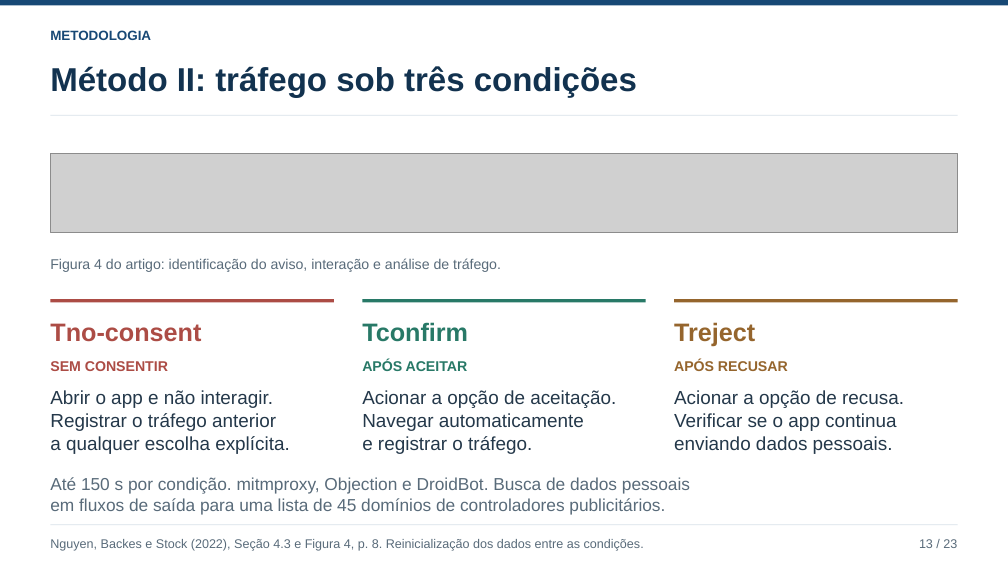
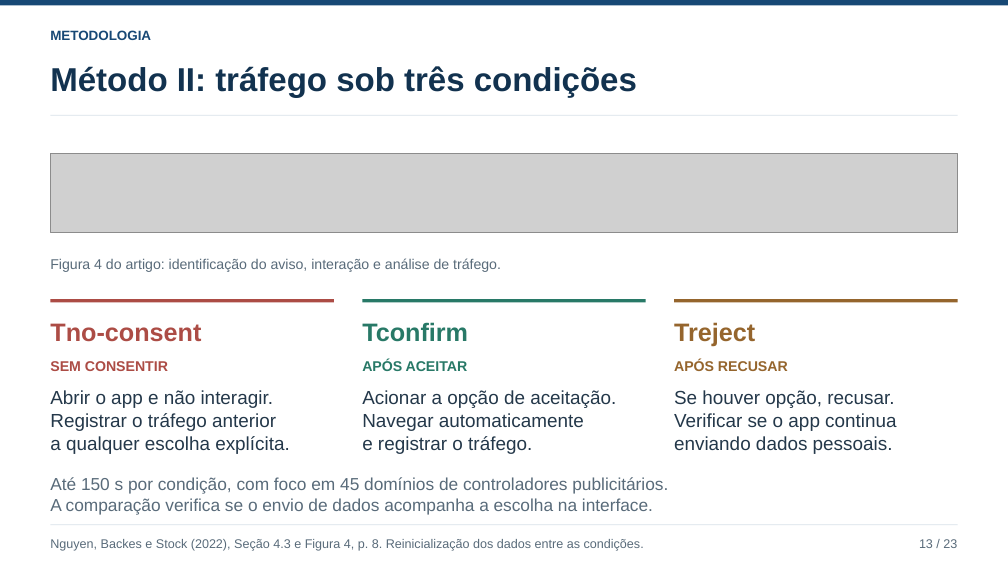
Before and after one commit to ClaudioAMF1/TCC, a slide deck: slide 13 of seminario/apresentacao/seminario-analise-de-artigo.pptx. Drawn at 1008x567 pixels with LibreOffice and Linux fonts; fonts in the diff are those of the drawing; grey boxes stand for pictures. Boxes give left, top, right and bottom in pixels: in the first picture for what was removed or moved away, otherwise in the second. Text is boxed around its words. In the diff, an @@ line names an element or a change of style, - is before the commit and + after.

```diff
--- a/seminario/apresentacao/seminario-analise-de-artigo.pptx
+++ b/seminario/apresentacao/seminario-analise-de-artigo.pptx
@@ text at bbox=[674, 390, 894, 408]: text changed @@
-Acionar a opção de recusa.
+Se houver opção, recusar.
@@ text at bbox=[50, 477, 668, 515]: text changed @@
-Até 150 s por condição. mitmproxy, Objection e DroidBot. Busca de dados pessoais
-em fluxos de saída para uma lista de 45 domínios de controladores publicitários.
+Até 150 s por condição, com foco em 45 domínios de controladores publicitários.
+A comparação verifica se o envio de dados acompanha a escolha na interface.
```
Also in this commit, not shown: 12 other slides changed, 10 other files.
